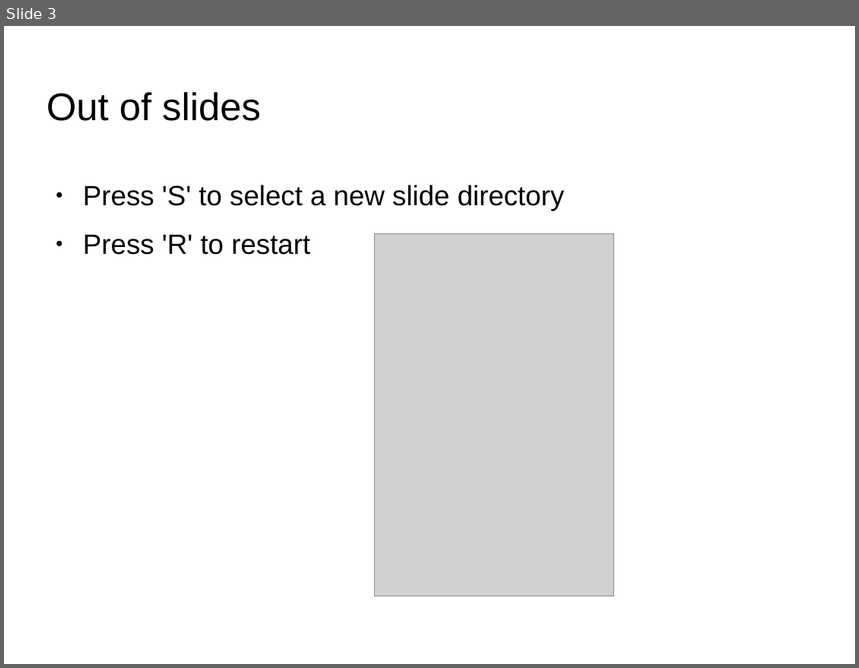
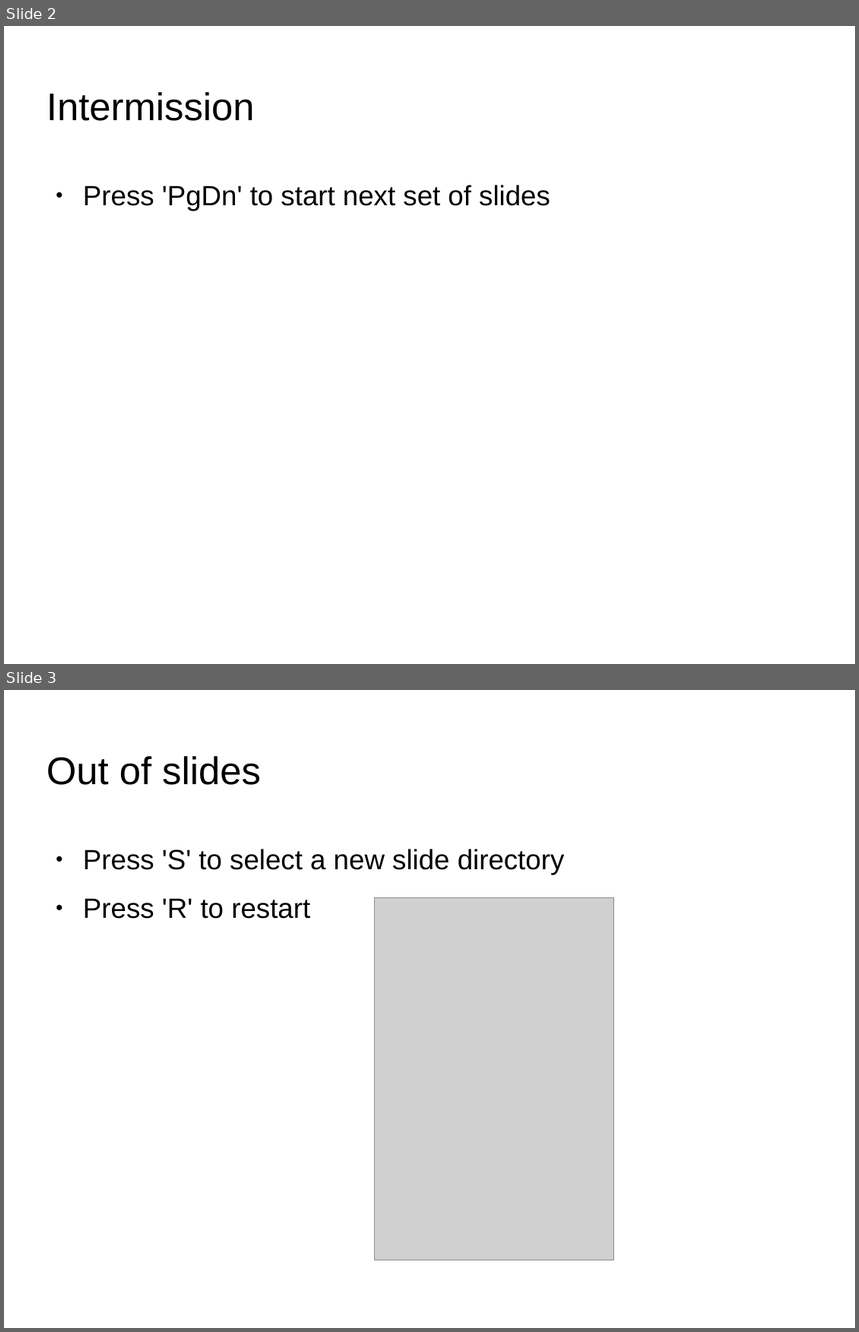
Before and after one commit to fhunleth/presi-aoke, a slide deck: assets/presiaoke.odp. Shown one above the other, each under a label of ours: slide 3 before the commit, slides 2 and 3 after it. The pictures are 859x668 and 859x1332 pixels, drawn with LibreOffice and Linux fonts; fonts in the diff are those of the drawing; grey boxes stand for pictures; background and template pictures are left out. Boxes give left, top, right and bottom in pixels: in the first picture for what was removed or moved away, otherwise in the second. Text is boxed around its words. In the diff, an @@ line names an element or a change of style, - is before the commit and + after.

```diff
--- a/assets/presiaoke.odp
+++ b/assets/presiaoke.odp
@@ slide 2 added at [4,26,855,664], background picture (left out) @@
@@ title added at [47,92,255,121], 36 pt, text #000000 @@
+Intermission
@@ text added at [83,185,550,211], 26 pt, text #000000 @@
+● Press 'PgDn' to start next set of slides
```
Also in this commit, not shown: 1 slide changed, 1 slide removed, 3 other files.
